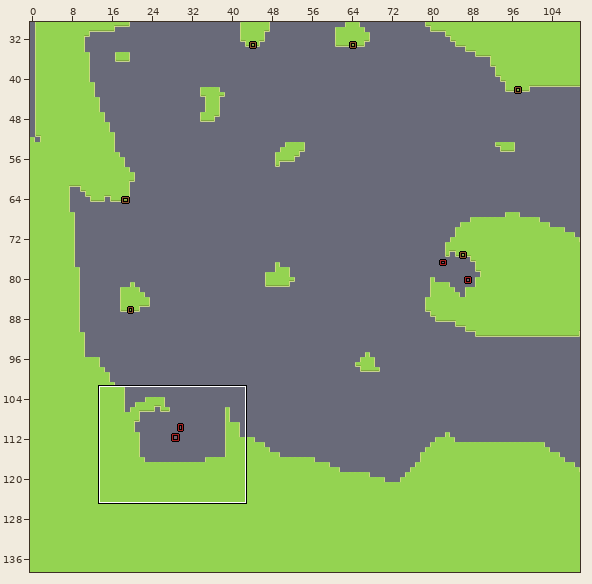
LDtk project -- assets/levels/level.ldtk. The first picture is a wide view before the edit; the outline marks the close-up.
Close-up. First the earlier version:
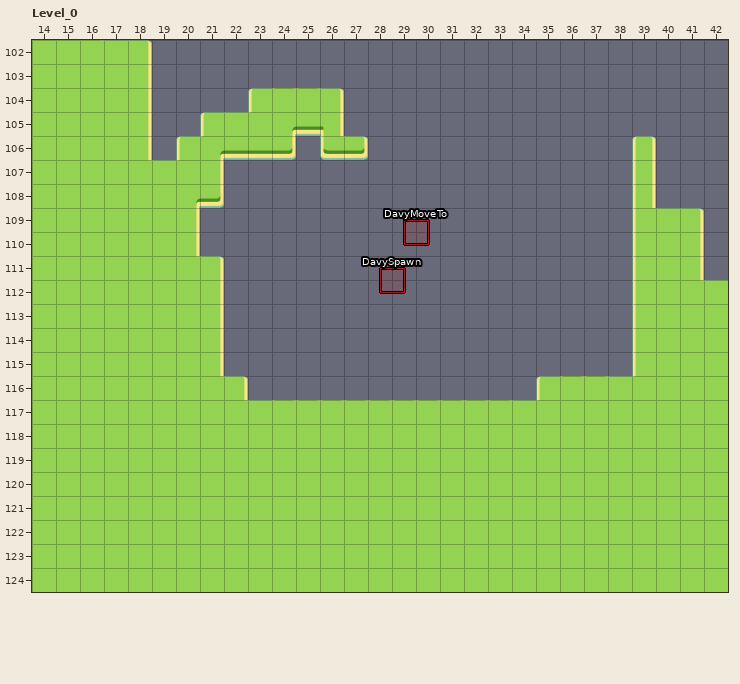
Cells are 100x100 px. Shown: Level_0 x 14..42, y 102..124. The commit also changed other parts of the map, which this record leaves out.
After:
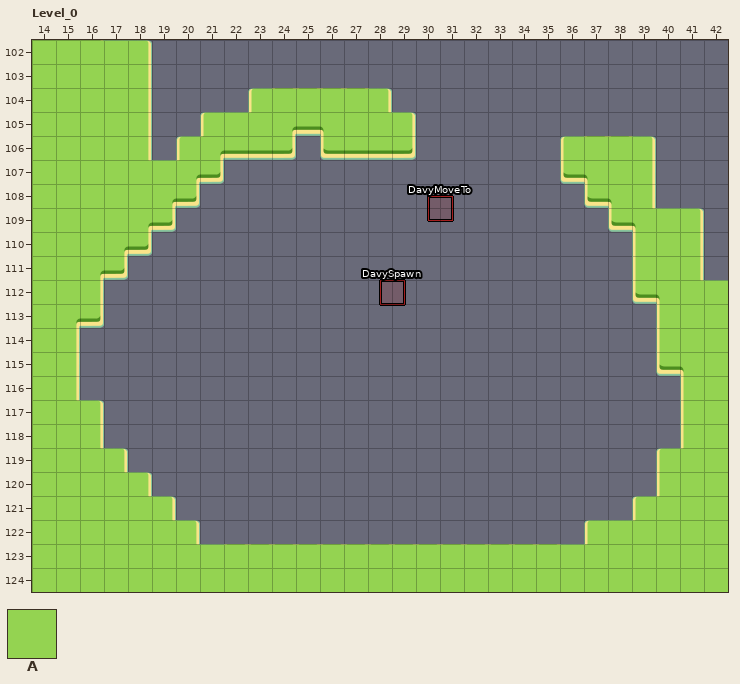
Key: from "Islands": A 1 "Ground".
_ is an empty cell.
Objects are placed by their top-left corner, in cells (3,4 is the top-left corner of cell 3,4); size is 1x1 cell unless given.
Diff:
Layer "Islands":
There is now tile A in row 104 at x 27 to 28; in row 105 at x 27 to 29; in row 106 at x 28 to 29 and 36 to 38; in row 107 at x 36 to 38; in row 108 at x 37 to 38; in row 109 at x 38.
The author cleared tile A in row 108 at x 21; in row 109 at x 20; in row 110 at x 19 to 20; in row 111 at x 18 to 21; in row 112 at x 17 to 21; in row 113 at x 17 to 21 and 39.
The author cleared tile A in rows 114 to 115 at x 16 to 21 and 39; in row 116 at x 16 to 22 and 35 to 40; in rows 117 to 118 at x 17 to 40; in row 119 at x 18 to 39; in row 120 at x 19 to 39; in row 121 at x 20 to 38.
The author cleared tile A in row 122 at x 21 to 36.
Layer "Entities":
Object "DavyMoveTo" rectangle at 29.5,109.5 becomes "DavyMoveTo" rectangle at 30.5,108.5.
Object "DavySpawn" rectangle at 28.5,111.5 becomes "DavySpawn" rectangle at 28.5,112.
